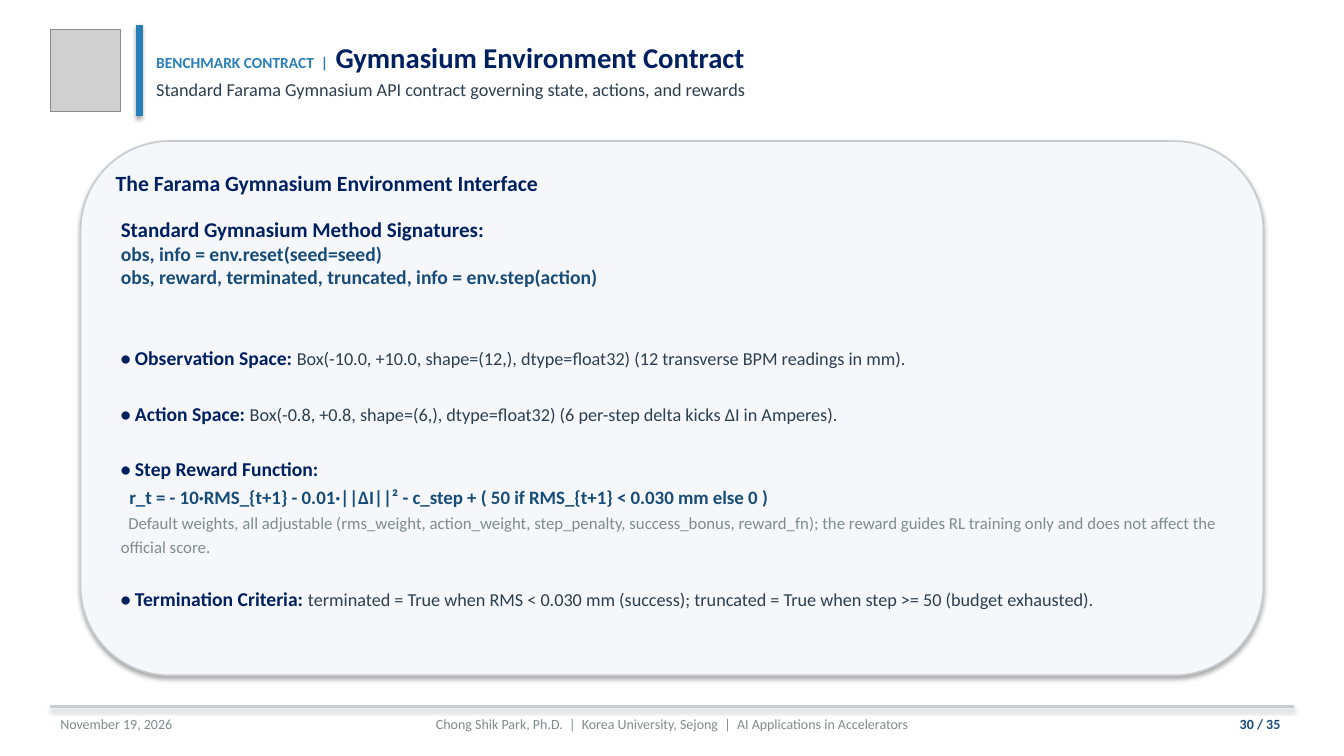
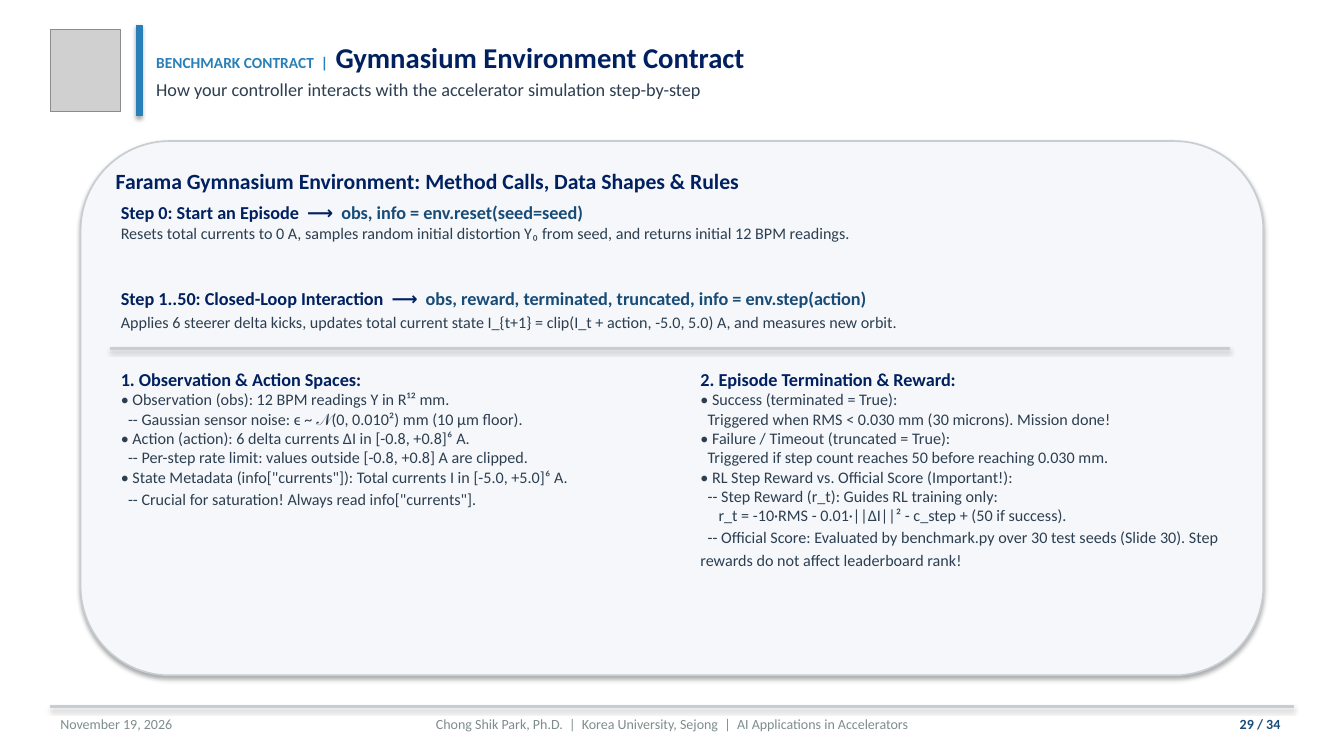
Before and after one commit to cspark7701/ai4acc-mini-hackathon, a slide deck: slide 29 of presentations/Lecture_1_AI_ML_Foundations_and_Control_Slides.pptx (slide 30 before the commit). Drawn at 1344x756 pixels with LibreOffice and Linux fonts; fonts in the diff are those of the drawing; grey boxes stand for pictures. Boxes give left, top, right and bottom in pixels: in the first picture for what was removed or moved away, otherwise in the second. Text is boxed around its words. In the diff, an @@ line names an element or a change of style, - is before the commit and + after.

Commit message:
Consolidate Bayesian optimization slides and simplify Gymnasium contract
Merge former Slides 28 and 29 into a single cohesive Track 3 presentation covering Gaussian Process surrogate modeling, composite physics kernels, and Lower Confidence Bound (LCB) acquisition. Redesign former Slide 30 (now Slide 29) to make the Gymnasium environment contract significantly easier to understand by structuring method calls, input/output data shapes, total currents telemetry, termination conditions, and the distinction between RL step rewards and official benchmark scores into distinct visual panels. Synchronize slide counts across the 34-slide Beamer TeX, PPTX generator, and both English and Korean slide narrative companions. Validate via LaTeX, XeLaTeX, and pytest suite execution.

Files:
 M  presentations/Lecture_1_AI_ML_Foundations_and_Control_Slides.pdf
 M  presentations/Lecture_1_AI_ML_Foundations_and_Control_Slides.pptx
 M  presentations/Lecture_1_AI_ML_Foundations_and_Control_Slides.tex
 M  presentations/Lecture_1_Slide_Narratives_EN.pdf
 M  presentations/Lecture_1_Slide_Narratives_EN.tex
 M  presentations/Lecture_1_Slide_Narratives_KR.pdf
 M  presentations/Lecture_1_Slide_Narratives_KR.tex
 M  scripts/build_lecture_1_pptx.py
 M  scripts/build_slide_narratives.py

```diff
--- a/presentations/Lecture_1_AI_ML_Foundations_and_Control_Slides.pptx
+++ b/presentations/Lecture_1_AI_ML_Foundations_and_Control_Slides.pptx
@@ text at (156, 83, 700, 99): text changed @@
-Standard Farama Gymnasium API contract governing state, actions, and rewards
+How your controller interacts with the accelerator simulation step-by-step
@@ text at (116, 173, 739, 193): text changed @@
-The Farama Gymnasium Environment Interface
+Farama Gymnasium Environment: Method Calls, Data Shapes & Rules
@@ text added at (121, 205, 897, 331), 11.5 pt, text #2C3E50 @@
+Step 0: Start an Episode ⟶ obs, info = env.reset(seed=seed)
+Resets total currents to 0 A, samples random initial distortion Y₀ from seed, and returns initial 12 BPM readings.
+Step 1..50: Closed-Loop Interaction ⟶ obs, reward, terminated, truncated, info = env.step(action)
+Applies 6 steerer delta kicks, updates total current state I_{t+1} = clip(I_t + action, -5.0, 5.0) A, and measures new orbit.
@@ text removed at (121, 222, 1216, 609) @@
-Standard Gymnasium Method Signatures:
-obs, info = env.reset(seed=seed)
-obs, reward, terminated, truncated, info = env.step(action)
-• Observation Space: Box(-10.0, +10.0, shape=(12,), dtype=float32) (12 transverse BPM readings in mm).
-• Action Space: Box(-0.8, +0.8, shape=(6,), dtype=float32) (6 per-step delta kicks ΔI in Amperes).
-• Step Reward Function:
-r_t = - 10·RMS_{t+1} - 0.01·||ΔI||² - c_step + ( 50 if RMS_{t+1} < 0.030 mm else 0 )
-Default weights, all adjustable (rms_weight, action_weight, step_penalty, success_bonus, reward_fn); the reward guides RL training only and does not affect the official score.
-• Termination Criteria: terminated = True when RMS < 0.030 mm (success); truncated = True when step >= 50 (budget exhausted).
@@ rectangle added at (111, 348, 1230, 349), fill #C8CDD2, outline #C8CDD2 0.75 pt @@
@@ text added at (121, 373, 568, 508), 11.5 pt, text #2C3E50 @@
+1. Observation & Action Spaces:
+• Observation (obs): 12 BPM readings Y in R¹² mm.
+-- Gaussian sensor noise: ϵ ~ 𝒩(0, 0.010²) mm (10 μm floor).
+• Action (action): 6 delta currents ΔI in [-0.8, +0.8]⁶ A.
+-- Per-step rate limit: values outside [-0.8, +0.8] A are clipped.
+• State Metadata (info["currents"]): Total currents I in [-5.0, +5.0]⁶ A.
+-- Crucial for saturation! Always read info["currents"].
@@ text added at (700, 373, 1218, 566), 11.5 pt, text #2C3E50 @@
+2. Episode Termination & Reward:
+• Success (terminated = True):
+Triggered when RMS < 0.030 mm (30 microns). Mission done!
+• Failure / Timeout (truncated = True):
+Triggered if step count reaches 50 before reaching 0.030 mm.
+• RL Step Reward vs. Official Score (Important!):
+-- Step Reward (r_t): Guides RL training only:
+r_t = -10·RMS - 0.01·||ΔI||² - c_step + (50 if success).
+-- Official Score: Evaluated by benchmark.py over 30 test seeds (Slide 30). Step rewards do not affect leaderboard rank!
@@ text at (1240, 720, 1280, 729): text changed @@
-30 / 35
+29 / 34
```
Also in this commit, not shown: 33 other slides changed, 1 slide removed, 8 other files.
